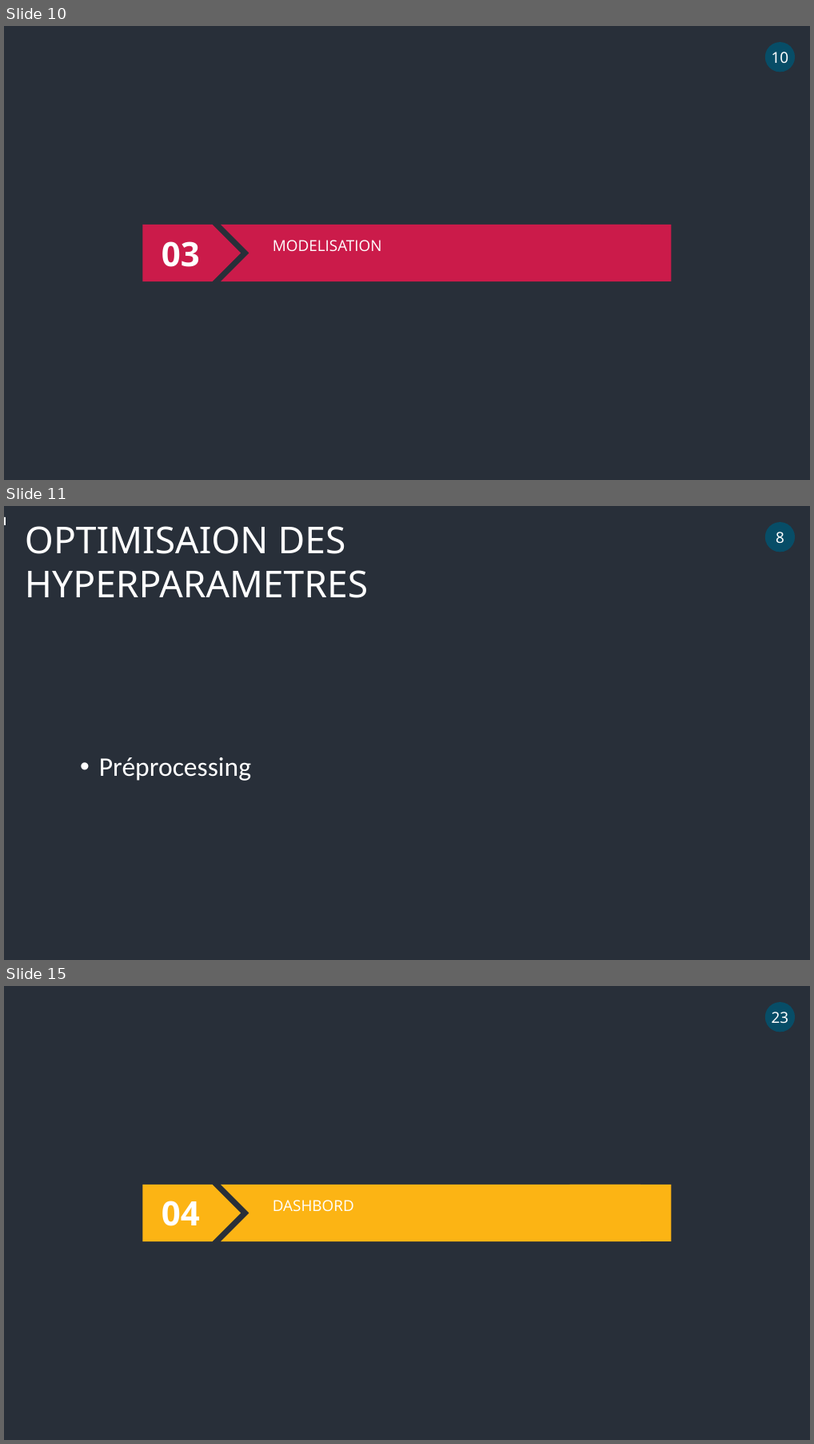
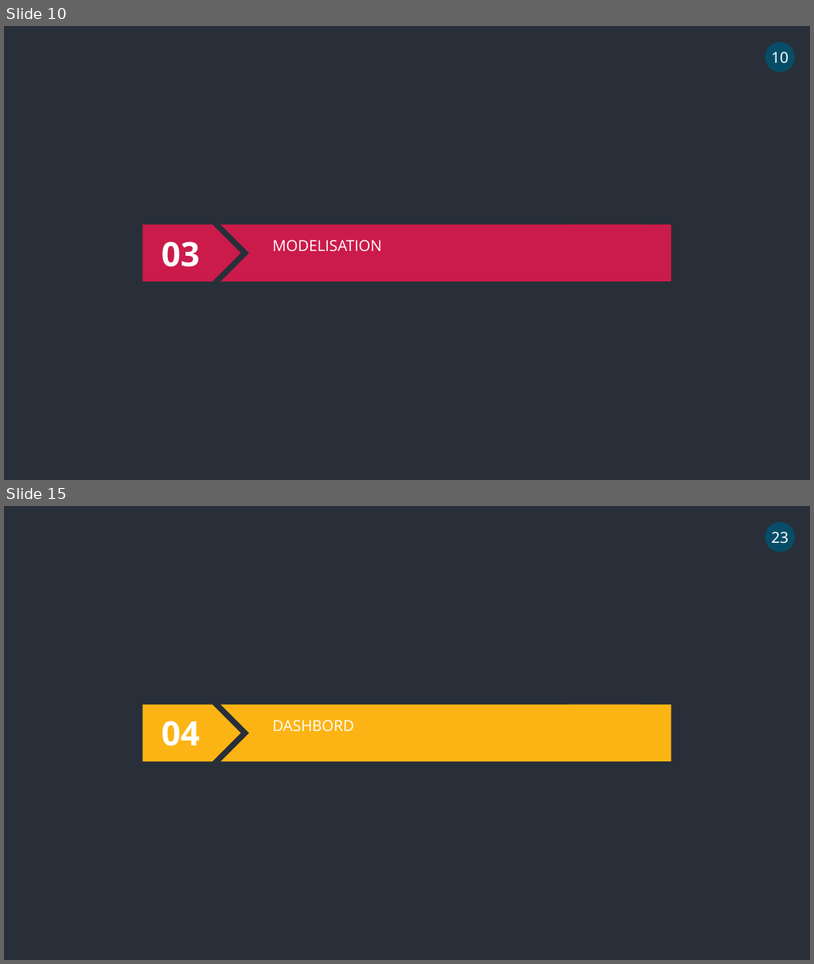
Before and after one commit to AbdulmagedALKHULAIFI/Score_system_decision_octroi_credit, a slide deck: projet 7 .pptx. Shown one above the other, each under a label of ours: slides 10, 11 and 15 before the commit, slides 10 and 15 after it; the slides between them are not shown. The pictures are 814x1444 and 814x964 pixels, drawn with LibreOffice and Linux fonts; fonts in the diff are those of the drawing. Boxes give left, top, right and bottom in pixels: in the first picture for what was removed or moved away, otherwise in the second. Text is boxed around its words. In the diff, an @@ line names an element or a change of style, - is before the commit and + after.

```diff
--- a/projet 7 .pptx
+++ b/projet 7 .pptx
@@ slide 11 removed at [4, 506, 810, 960], background #282F39 @@
@@ rectangle removed at [4, 517, 6, 524] @@
@@ text removed at [25, 526, 368, 598] @@
-OPTIMISAION DES HYPERPARAMETRES
@@ ellipse removed at [766, 522, 795, 552] @@
-8
@@ text removed at [99, 757, 251, 780] @@
-• Préprocessing
```
Also in this commit, not shown: 5 slides changed, 1 slide added.
